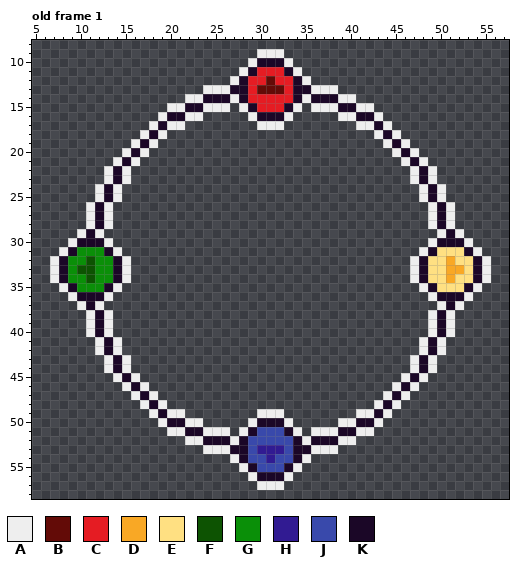
Pixel-art file, stored at Assets/Sprites/Aseprite/Hamonics Input UI.aseprite. Above, as it was before the edit.
64x64 pixels, 1 frame. Shown: old frame 1: x 5..57, y 8..58. The commit also changed other frames, which this record leaves out.
Visible layers, top first: "Layer 4", "Layer 3".
Palette (. is transparent): A #eeeeee  B #630b07  C #e51c23  D #f9a825  E #ffe082  F #0d5302  G #0a8f08  H #311b92  J #3949ab  K #1b0727
Pixels before, old frame 1 (only the part around the change), first column x 43:
19 .AKA...........
20 ..AKA..........
21 ...AKA.........
22 ....AKA........
23 ....AKA........
24 .....AKA.......
25 .....AKA.......
26 ......AKA......
27 ......AKA......
28 ......AKA......
29 .......AKA.....
30 ......AKKKA....
31 .....AKEEEKA...
32 ....AKEEDEEKA..
33 ....AKEEDDEKA..
34 ....AKEEDEEKA..
35 .....AKEEEKA...
36 ......AKKKA....
37 .......AKA.....
38 ......AKA......
39 ......AKA......
40 ......AKA......
41 .....AKA.......
42 .....AKA.......
43 ....AKA........
44 ....AKA........
45 ...AKA.........
46 ..AKA..........
After the commit:
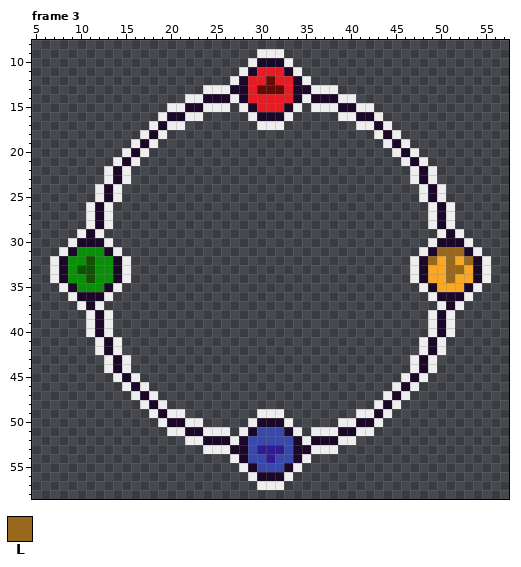
Colours new in this view: L #98681c
A new or re-ordered frame is compared with the old frame closest to it.
Message: Button feedback
Edits made:
frames 1 -> 5
Changed rows in their new state; - is an unchanged pixel.
Frame 3 is new; against old frame 1, layer "Layer 4":
first column x 49:
31 -LLL-
32 LDLDL
33 DDLLD
34 DDLDD
35 -DDD-
Where, in picture pixels (left, top, right, bottom), the same in both pictures:
changed: (428, 247, 473, 292)
